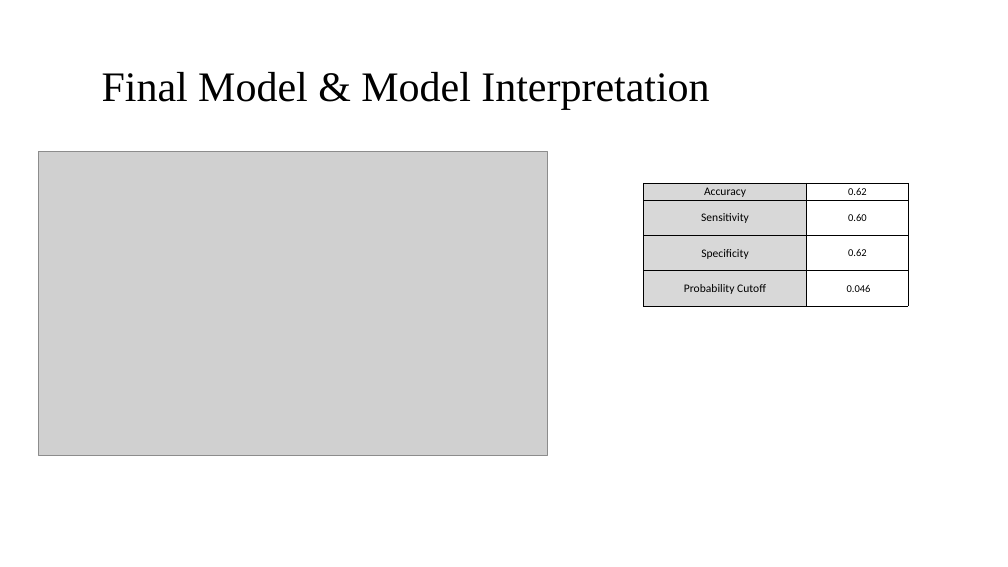
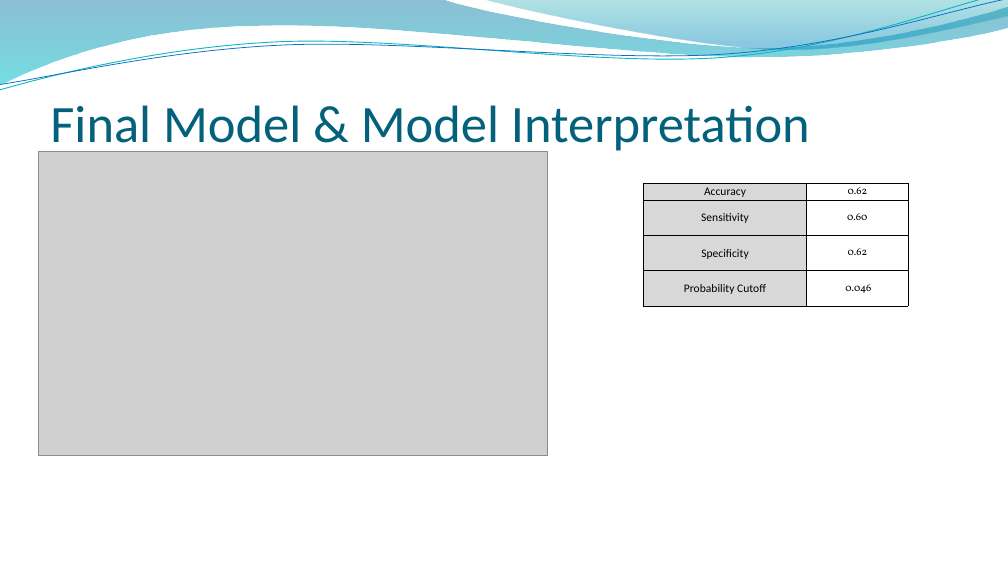
Before and after one commit to bfsi-capstone/CredxCapstoneDFS14, a slide deck: slide 15 of BFS_Capstone_Approach.pptx (slide 17 before the commit). Drawn at 1008x567 pixels with LibreOffice and Linux fonts; fonts in the diff are those of the drawing; grey boxes stand for pictures; background and template pictures are left out. Boxes give left, top, right and bottom in pixels: in the first picture for what was removed or moved away, otherwise in the second. Text is boxed around its words. In the diff, an @@ line names an element or a change of style, - is before the commit and + after.

```diff
--- a/BFS_Capstone_Approach.pptx
+++ b/BFS_Capstone_Approach.pptx
@@ freeform shape added at [0,0,1008,85], fill gradient #0074A1 to #00C6CF @@
@@ freeform shape added at [0,0,1008,94], outline #0AB8BF 0.85 pt @@
@@ freeform shape added at [0,0,1008,90], outline #0F6FC6 0.75 pt @@
@@ freeform shape added at [483,0,1008,52], fill gradient #00A1A9 to #008BBF @@
@@ title "Final Model & Model Interpretation": place and size @@
-title "Final Model & Model Interpretation" at [102,72,709,109]
+title "Final Model & Model Interpretation" at [50,105,810,154]
@@ title "Final Model & Model Interpretation" at [50,105,810,154]: size 40 to 50 pt, font Times New Roman to Calibri, text colour #000000 to #04617B; line spacing 0.9 to 1; vertical alignment middle to bottom @@
@@ table at [644,183,908,306] @@
@@ font Calibri to Vollkorn in "0.62", "0.60", "0.62", "0.046" @@
```
Also in this commit, not shown: 10 other slides changed, 4 slides added, 6 slides removed.
